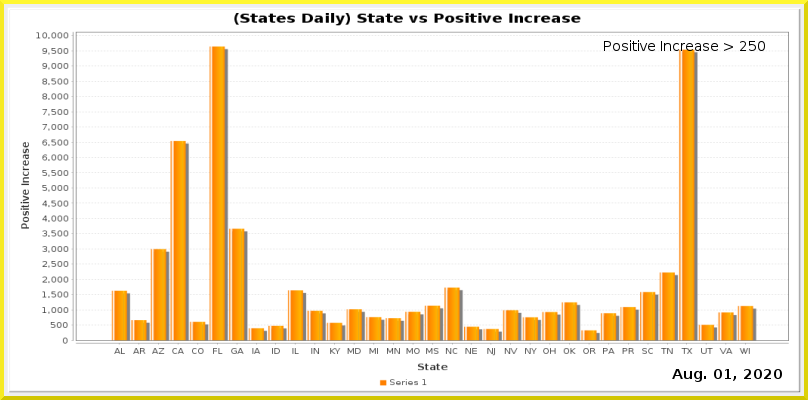
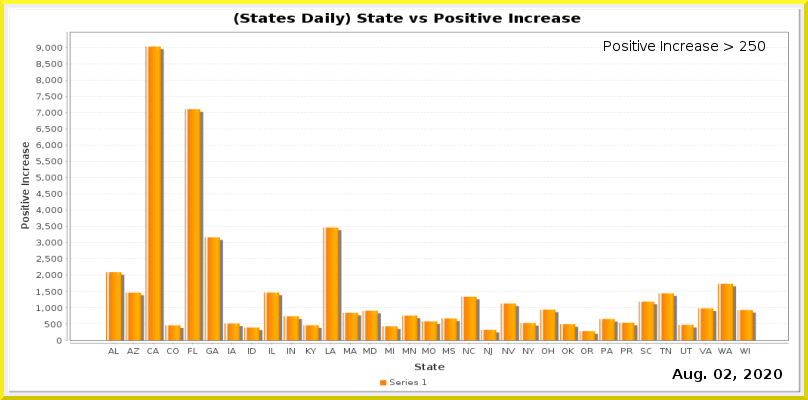
Comparing the layer stacks of the two 808 x 400 images. Changes:
painted on "Current Date" over 724, 369, 731, 379
painted on "Date_vs_TestIncrease.png" over 36, 31, 789, 371
